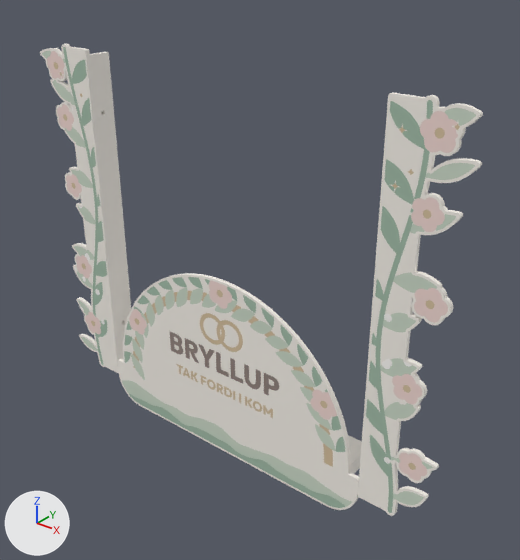
A saved change to the glTF model web/public/models/bryllup/parts.glb.
The view is the same before and after, from a 50 mm lens placed at (295.0, -325.0, 357.0), pointed at (6.0, 36.0, 133.0). Arrows for +X, +Y and +Z are at lower left; the lights stay in place. The first picture is the older version. Where no turn or scale is listed for an object, it has been applied to the vertices. Vertices at exactly the same position are counted once.

Script lines for the objects in view, before the commit:
```python
ob_topper__base = bpy.data.objects.new('topper__base', me_topper__base)
ob_topper__base.location = (0.0, 31.0, 72.0)
ob_topper__ink = bpy.data.objects.new('topper__ink', me_topper__ink)
ob_topper__ink.location = (0.0, 0.4, 77.9)
ob_topper__leaf = bpy.data.objects.new('topper__leaf', me_topper__leaf)
ob_topper__leaf.location = (0.8, 0.4, 71.9)
ob_topper__leaf.scale = (108.0, 108.0, 108.0)
ob_topper__sage = bpy.data.objects.new('topper__sage', me_topper__sage)
ob_topper__sage.location = (-0.3, 0.4, 69.2)
ob_topper__sage.scale = (114.0, 114.0, 114.0)
ob_wing_left__base = bpy.data.objects.new('wing_left__base', me_wing_left__base)
ob_wing_left__base.location = (-143.5, 10.0, 153.0)
ob_wing_right__base = bpy.data.objects.new('wing_right__base', me_wing_right__base)
ob_wing_right__base.location = (143.1, 10.0, 153.0)
ob_wing_right__blush = bpy.data.objects.new('wing_right__blush', me_wing_right__blush)
ob_wing_right__blush.location = (148.4, 0.4, 167.8)
ob_wing_right__leaf = bpy.data.objects.new('wing_right__leaf', me_wing_right__leaf)
ob_wing_right__leaf.location = (130.8, 0.4, 153.0)
ob_wing_right__sage = bpy.data.objects.new('wing_right__sage', me_wing_right__sage)
ob_wing_right__sage.location = (145.9, 0.4, 158.2)
# also in view: 'topper__gold' at (0.0, 0.0, 87.0); 'topper__blush' at (1.0, 0.0, 107.0); 'wing_left__sage' at (-146.0, 0.0, 157.0); 'wing_left__blush' at (-148.0, 0.0, 166.0); 'wing_left__leaf' at (-131.0, 0.0, 153.0)
```
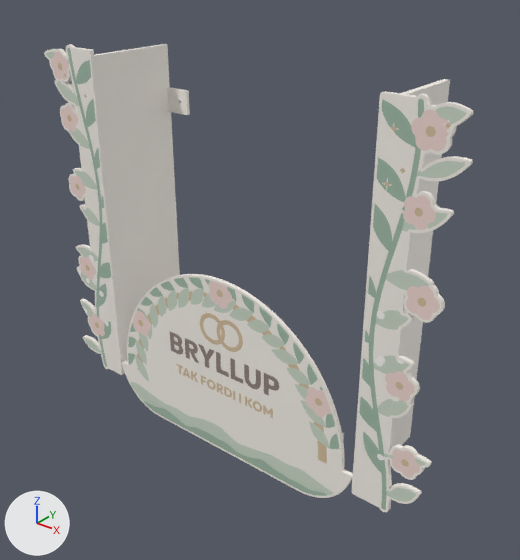
Where the newer file only moved an object's origin or applied its transform, the numbers keep the older frame.

Changed parts and their boxes [x1, y1, x2, y2] in the pictures (520 x 560 px):
'wing_left__base', reshaped, moved (60% wider)
    before: [40, 44, 131, 373]
    after: [44, 44, 190, 375]
'topper__base', reshaped
    before: [117, 273, 362, 510]
    after: [122, 274, 353, 498]
'wing_right__base', reshaped, moved
    before: [358, 93, 483, 516]
    after: [351, 79, 473, 512]
'wing_right__leaf', moved
    before: [366, 100, 433, 513]
    after: [359, 99, 424, 510]
'topper__sage', reshaped, moved, rescaled (11% narrower)
    before: [122, 288, 352, 507]
    after: [130, 288, 334, 495]
'wing_right__blush', moved
    before: [392, 111, 458, 481]
    after: [385, 110, 449, 478]
'wing_right__sage', moved
    before: [380, 108, 476, 505]
    after: [373, 106, 466, 502]
'topper__leaf', reshaped, moved, rescaled
    before: [124, 277, 346, 508]
    after: [128, 277, 339, 496]
'wing_left__blush', moved
    before: [47, 51, 101, 334]
    after: [51, 51, 105, 336]
'wing_left__sage', moved
    before: [42, 51, 98, 351]
    after: [46, 52, 102, 353]

Patch to the scene script:
```diff
--- a/web/public/models/bryllup/parts.glb.py
+++ b/web/public/models/bryllup/parts.glb.py
@@ me_wing_right__base @@
-me_wing_right__base.from_pydata(...)  # 17794 vertices, 35377 faces; spans x -26.0..26.0, y -10.0..10.0, z -133.0..133.0
+me_wing_right__base.from_pydata(...)  # 17748 vertices, 35463 faces; spans x -36.0..36.0, y -37.0..37.0, z -133.0..133.0
+# me_wing_right__base part 1: the loose piece of 17792 vertices spanning x -26.0..26.0, y -10.0..10.0, z -133.0..133.0 is rebuilt with 17745 vertices and now spans x -36.0..36.0, y -37.0..37.0, z -133.0..133.0
+# other edits to the shape of me_wing_right__base do not show in these pictures
 me_wing_right__base.materials.append(mat_defaultmaterial)
@@ me_wing_left__base @@
-me_wing_left__base.from_pydata(...)  # 17155 vertices, 34077 faces; spans x -26.0..26.0, y -10.0..10.0, z -133.0..133.0
+me_wing_left__base.from_pydata(...)  # 16978 vertices, 33856 faces; spans x -36.0..36.0, y -37.0..37.0, z -133.0..133.0
+# me_wing_left__base part 2: the loose piece of 17153 vertices spanning x -26.0..26.0, y -10.0..10.0, z -133.0..133.0 is rebuilt with 16977 vertices and now spans x -36.0..36.0, y -37.0..37.0, z -133.0..133.0
+# other edits to the shape of me_wing_left__base do not show in these pictures
 me_wing_left__base.materials.append(mat_defaultmaterial_006)
@@ me_topper__base @@
-me_topper__base.from_pydata(...)  # 17327 vertices, 34458 faces; spans x -117.0..117.0, y -31.0..31.0, z -72.0..72.0
+me_topper__base.from_pydata(...)  # 17126 vertices, 34085 faces; spans x -112.0..112.0, y -31.0..31.0, z -72.0..72.0
+# me_topper__base part 3: 896 vertices moved within x -103.0..100.0, y -31.0..15.0, z -72.0..71.0; 10355 vertices removed from x -117.0..117.0, y -31.0..31.0, z -72.0..72.0; 10154 vertices added at x -112.0..112.0, y -31.0..31.0, z -72.0..72.0
 me_topper__base.materials.append(mat_defaultmaterial_012)
@@ me_topper__leaf @@
 # used by ob_topper__leaf; location = (0.8, 0.4, 71.9); scale = (108.0, 108.0, 108.0)
-me_topper__leaf.from_pydata(...)  # 2970 vertices, 5860 faces; spans x -1.0..1.0, y 0.0, z -0.65..0.65
+me_topper__leaf.from_pydata(...)  # 2914 vertices, 5748 faces; spans x -1.0..1.0, y 0.0, z -0.69..0.69
+# me_topper__leaf part 4: 128 vertices moved within x -1.0..0.93, y 0.0, z -0.32..0.65; 2752 vertices removed from x -1.0..1.0, y 0.0, z -0.65..0.65; 2696 vertices added at x -1.0..1.0, y 0.0, z -0.69..0.69
 me_topper__leaf.materials.append(mat_defaultmaterial_015)
@@ me_topper__sage @@
 # used by ob_topper__sage; location = (-0.3, 0.4, 69.2); scale = (114.0, 114.0, 114.0)
-me_topper__sage.from_pydata(...)  # 4189 vertices, 8298 faces; spans x -1.0..1.0, y 0.0, z -0.56..0.56
+me_topper__sage.from_pydata(...)  # 4166 vertices, 8248 faces; spans x -1.0..1.0, y 0.0, z -0.63..0.63
+# me_topper__sage part 5: 180 vertices moved within x -0.86..0.96, y 0.0, z -0.53..0.56; 3892 vertices removed from x -1.0..1.0, y 0.0, z -0.56..0.56; 3869 vertices added at x -1.0..1.0, y 0.0, z -0.63..0.63
 me_topper__sage.materials.append(mat_defaultmaterial_016)
@@ ob_wing_right__base @@
 ob_wing_right__base = bpy.data.objects.new('wing_right__base', me_wing_right__base)
-ob_wing_right__base.location = (143.1, 10.0, 153.0)
+ob_wing_right__base.location = (128.2, 36.5, 153.0)
@@ ob_wing_right__blush @@
 ob_wing_right__blush = bpy.data.objects.new('wing_right__blush', me_wing_right__blush)
-ob_wing_right__blush.location = (148.4, 0.4, 167.8)
+ob_wing_right__blush.location = (143.7, 0.4, 167.8)
@@ ob_wing_right__leaf @@
 ob_wing_right__leaf = bpy.data.objects.new('wing_right__leaf', me_wing_right__leaf)
-ob_wing_right__leaf.location = (130.8, 0.4, 153.0)
+ob_wing_right__leaf.location = (126.0, 0.4, 153.0)
@@ ob_wing_right__sage @@
 ob_wing_right__sage = bpy.data.objects.new('wing_right__sage', me_wing_right__sage)
-ob_wing_right__sage.location = (145.9, 0.4, 158.2)
+ob_wing_right__sage.location = (141.1, 0.4, 158.2)
@@ ob_wing_left__base @@
 ob_wing_left__base = bpy.data.objects.new('wing_left__base', me_wing_left__base)
-ob_wing_left__base.location = (-143.5, 10.0, 153.0)
+ob_wing_left__base.location = (-128.7, 36.5, 153.0)
@@ ob_wing_left__blush @@
 ob_wing_left__blush = bpy.data.objects.new('wing_left__blush', me_wing_left__blush)
-ob_wing_left__blush.location = (-148.2, 0.4, 165.5)
+ob_wing_left__blush.location = (-143.4, 0.4, 165.5)
@@ ob_wing_left__sage @@
 ob_wing_left__sage = bpy.data.objects.new('wing_left__sage', me_wing_left__sage)
-ob_wing_left__sage.location = (-146.2, 0.4, 156.6)
+ob_wing_left__sage.location = (-141.4, 0.4, 156.6)
@@ ob_topper__leaf @@
 ob_topper__leaf = bpy.data.objects.new('topper__leaf', me_topper__leaf)
-ob_topper__leaf.location = (0.8, 0.4, 71.9)
-ob_topper__leaf.scale = (108.0, 108.0, 108.0)
+ob_topper__leaf.location = (-0.7, 0.4, 71.8)
+ob_topper__leaf.scale = (102.0, 102.0, 102.0)
@@ ob_topper__sage @@
 ob_topper__sage = bpy.data.objects.new('topper__sage', me_topper__sage)
-ob_topper__sage.location = (-0.3, 0.4, 69.2)
-ob_topper__sage.scale = (114.0, 114.0, 114.0)
+ob_topper__sage.location = (-2.0, 0.4, 69.2)
+ob_topper__sage.scale = (101.0, 101.0, 101.0)
```
